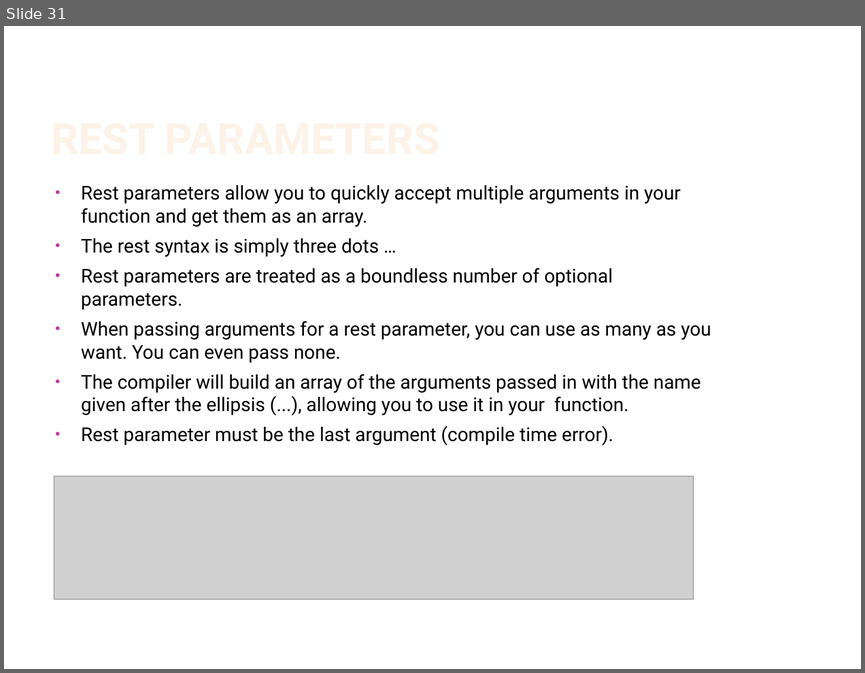
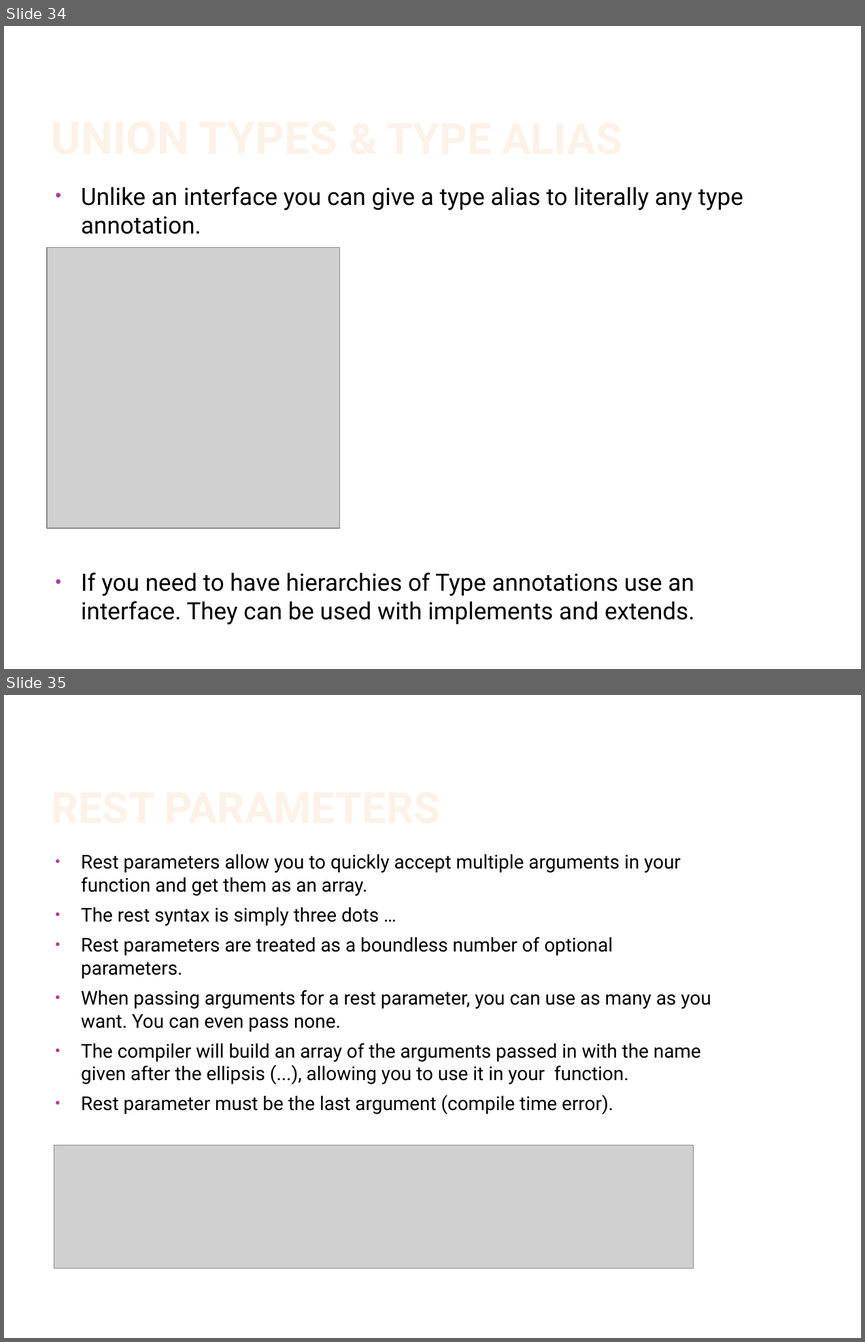
Before and after one commit to IsraelZablianov/TypeScript-Course, a slide deck: Advanced Es6 & TypeScript.pptx. Shown one above the other, each under a label of ours: slide 31 before the commit, slides 34 and 35 after it. The pictures are 865x673 and 865x1342 pixels, drawn with LibreOffice and Linux fonts; fonts in the diff are those of the drawing; grey boxes stand for pictures; background and template pictures are left out. Boxes give left, top, right and bottom in pixels: in the first picture for what was removed or moved away, otherwise in the second. Text is boxed around its words. In the diff, an @@ line names an element or a change of style, - is before the commit and + after.

```diff
--- a/Advanced Es6 & TypeScript.pptx
+++ b/Advanced Es6 & TypeScript.pptx
@@ slide 34 added at [4, 26, 861, 669], background #FFFFFF @@
@@ title added at [47, 56, 725, 163], 38 pt, text gradient #FEF7F1 to #FEF3E8 to #FBCF9C to #F9B94C, bold @@
+UNION TYPES & TYPE ALIAS
@@ text added at [81, 186, 743, 624], 20 pt, text #000000 @@
+• Unlike an interface you can give a type alias to literally any type annotation.
+• If you need to have hierarchies of Type annotations use an interface. They can be used with implements and extends.
@@ picture added at [47, 247, 340, 527] @@
@@ what was slide 31 is now slide 35 @@
```
Also in this commit, not shown: 1 slide changed, 5 other slides added.
